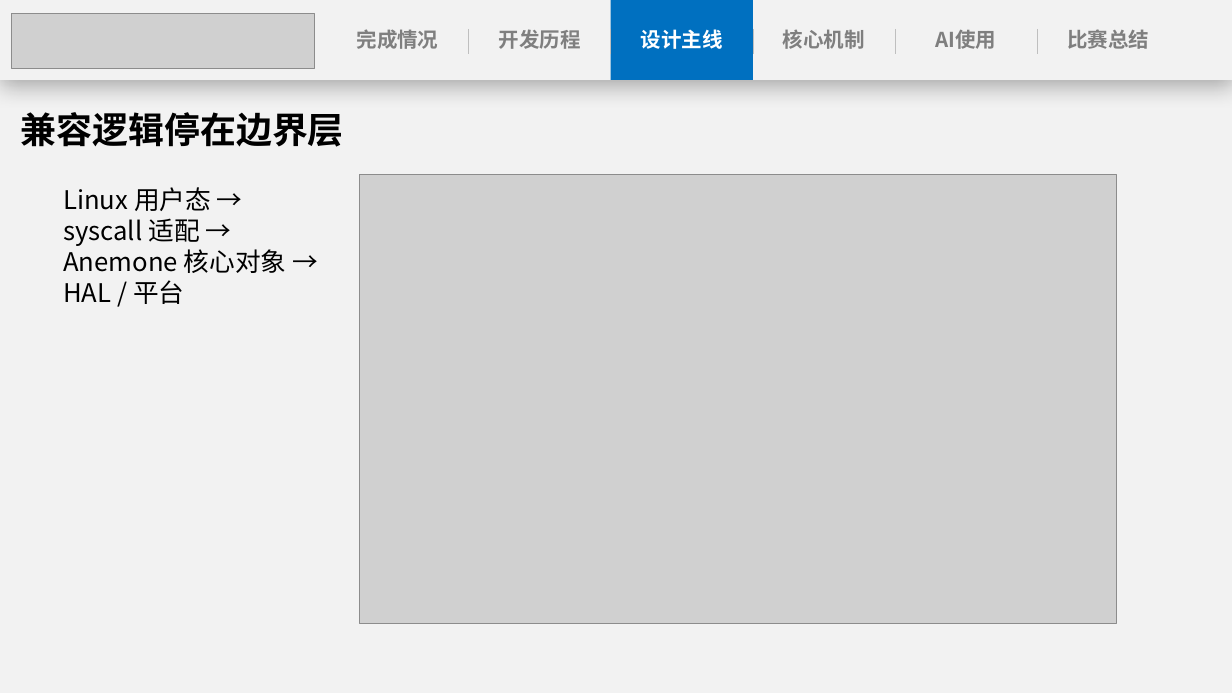
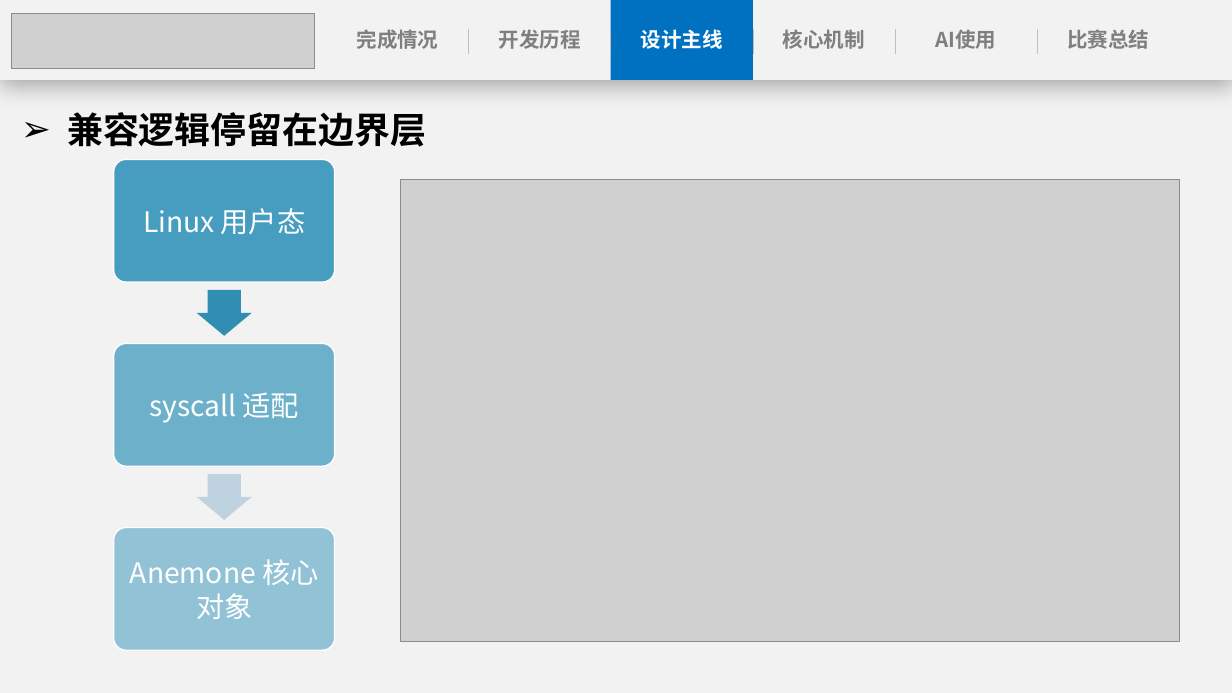
Before and after one commit to anemone-os/anemone, a slide deck: slide 12 of report/ppt/Anemone决赛演示文稿.pptx (slide 11 before the commit). Drawn at 1232x693 pixels with LibreOffice and Linux fonts; fonts in the diff are those of the drawing; grey boxes stand for pictures. Boxes give left, top, right and bottom in pixels: in the first picture for what was removed or moved away, otherwise in the second. Text is boxed around its words. In the diff, an @@ line names an element or a change of style, - is before the commit and + after.

```diff
--- a/report/ppt/Anemone决赛演示文稿.pptx
+++ b/report/ppt/Anemone决赛演示文稿.pptx
@@ text at (67,112,426,147): text changed @@
-兼容逻辑停在边界层
+➢ 兼容逻辑停留在边界层
@@ text "Linux 用户态" at (143,208,306,234): vertical alignment top to middle @@
@@ picture: place and size @@
-picture at (360,175,1116,624)
+picture at (401,179,1179,641)
@@ text at (143,208,306,234): text changed; size 20 to 22 pt; text colour #000000 to #FFFFFF @@
-Linux 用户态 → syscall 适配 → Anemone 核心对象 → HAL / 平台
+Linux 用户态
@@ group added at (114,160,335,651): 3 rounded rectangles, 2 right arrows, 2 texts @@
+syscall 适配
+Anemone 核心对象
```
Also in this commit, not shown: 25 other slides changed.
